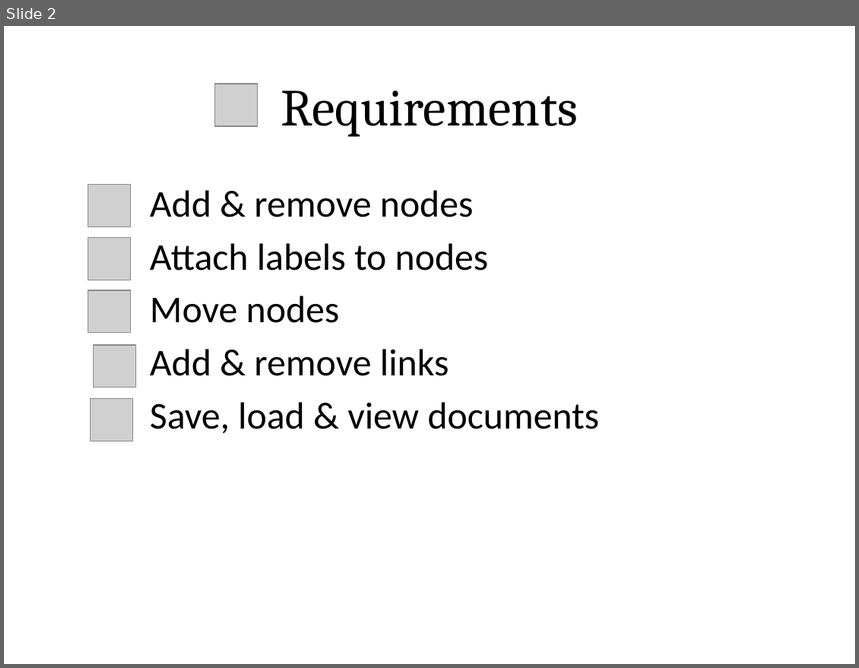
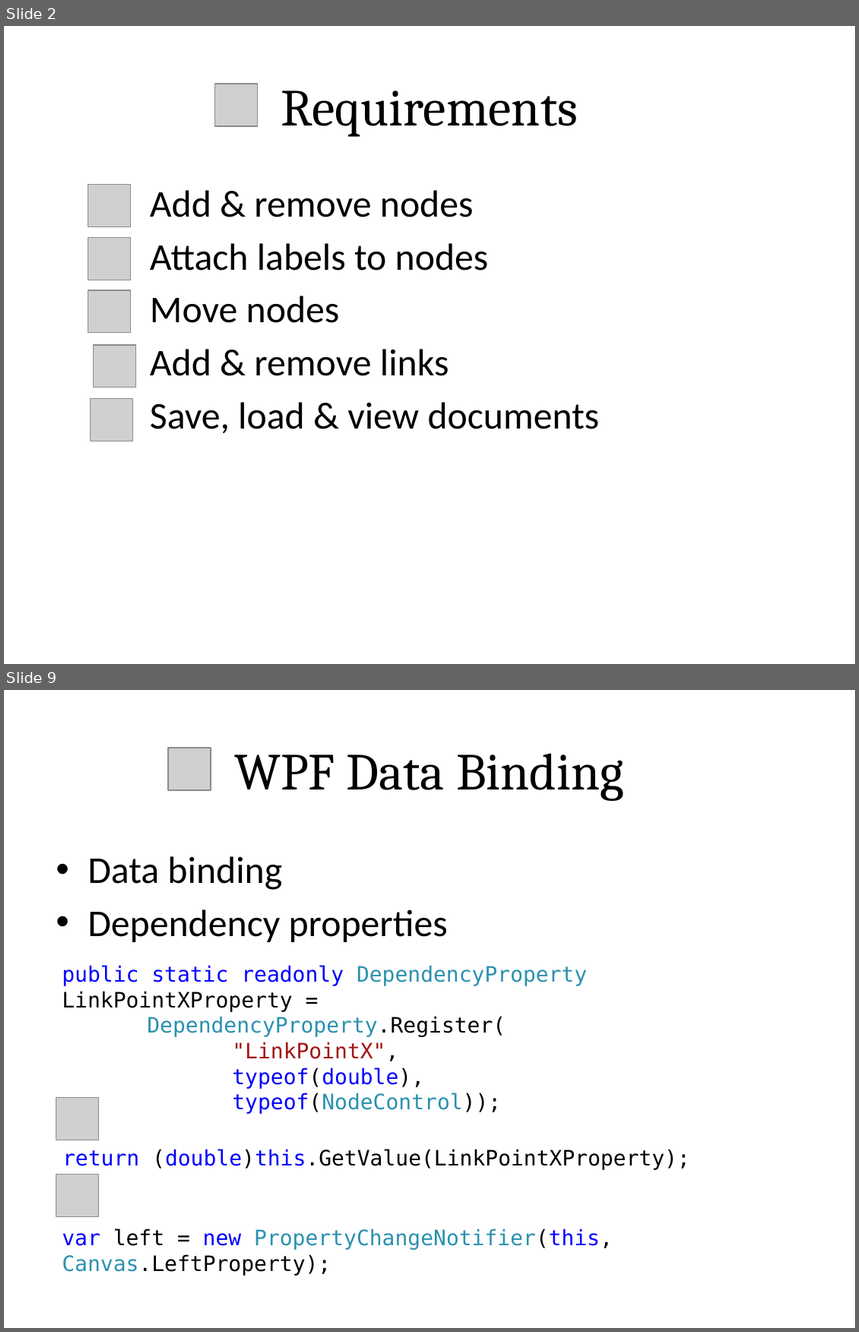
Before and after one commit to hinst/Coursework_2, a slide deck: Documentation/coursetion.pptx. Shown one above the other, each under a label of ours: slide 2 before the commit, slides 2 and 9 after it; the slides between them are not shown. The pictures are 859x668 and 859x1332 pixels, drawn with LibreOffice and Linux fonts; fonts in the diff are those of the drawing; grey boxes stand for pictures. Boxes give left, top, right and bottom in pixels: in the first picture for what was removed or moved away, otherwise in the second. Text is boxed around its words. In the diff, an @@ line names an element or a change of style, - is before the commit and + after.

```diff
--- a/Documentation/coursetion.pptx
+++ b/Documentation/coursetion.pptx
@@ slide 9 added at (4, 690, 855, 1328), background #FFFFFF @@
@@ picture added at (168, 748, 211, 790) @@
@@ title added at (234, 753, 624, 801), 44 pt, text #000000 @@
+WPF Data Binding
@@ text added at (88, 856, 448, 942), 32 pt, text #000000 @@
+• Data binding
+• Dependency properties
@@ text added at (62, 965, 587, 1114), 18 pt, text #2B91AF @@
+public static readonly DependencyProperty LinkPointXProperty =
+DependencyProperty.Register(
+"LinkPointX",
+typeof(double),
+typeof(NodeControl));
@@ picture added at (56, 1097, 99, 1140) @@
@@ text added at (63, 1149, 690, 1170), 18 pt, text #000000 @@
+return (double)this.GetValue(LinkPointXProperty);
@@ picture added at (56, 1175, 99, 1217) @@
@@ text added at (62, 1229, 613, 1276), 18 pt, text #2B91AF @@
+var left = new PropertyChangeNotifier(this, Canvas.LeftProperty);
```
Also in this commit, not shown: 1 slide changed, 6 other slides added, 1 slide removed, 1 other file.
